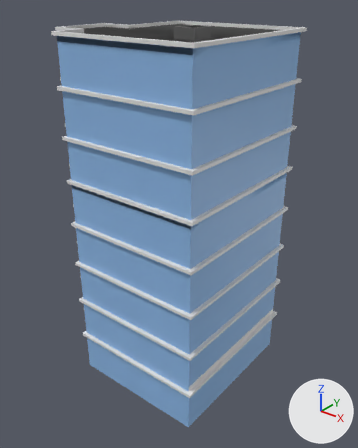
A saved change to the FBX model Assets/Materials/City/condo2.fbx.
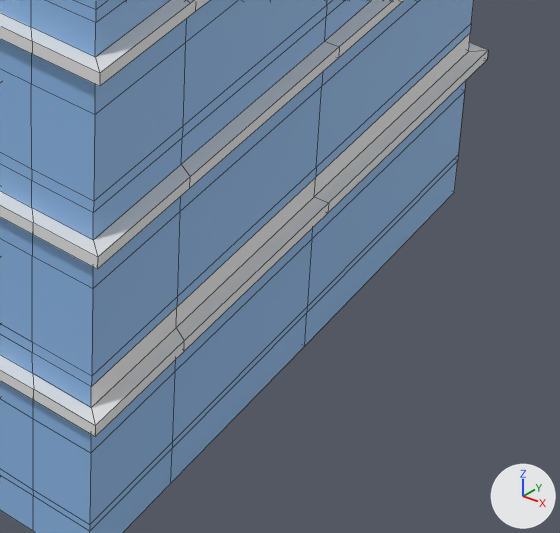
Each version appears first whole from a camera (50 mm lens) standing at (1.96, -2.5, 2.7) and looking at (-0.04, 0.0, 1.15), and next in a close-up on the part from 47% to 82% of the width and 67% to 94% of the height. Arrows for +X, +Y and +Z are at lower right; the lights stay in place. The close-ups show mesh edges as thin lines.

Objects in the first close-up: 'condo.001'.
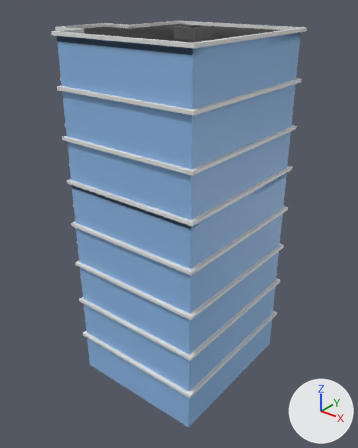
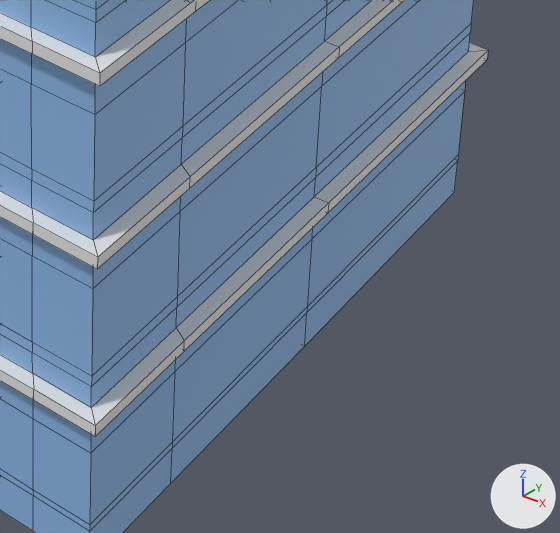
Pixel boxes [x1, y1, x2, y2] of what changed, in the close-ups (560 x 533 px):
part 1 of me_cube_004, recoloured (white to blue): [91, 33, 470, 407] in both

What the commit changed:
me_cube_004 has 1788 vertices, 1798 faces and spans x -1.52..1.05, y -1.04..1.04, z -14.05..0.08.
me_cube_004 is used by ob_condo_001; location (0.0, 0.0, 0.0); rotation (0.0, 0.0, -3.142), in degrees (0, 0, -180); scale (-0.492, -0.555, -0.177).
me_cube_004 part 1: all 3 faces centred in x 1.0, y -0.81..0.54, z -1.84 switch from mat_material_037 (white #e7e7e7) to mat_material_038 (blue #8db9e7).
